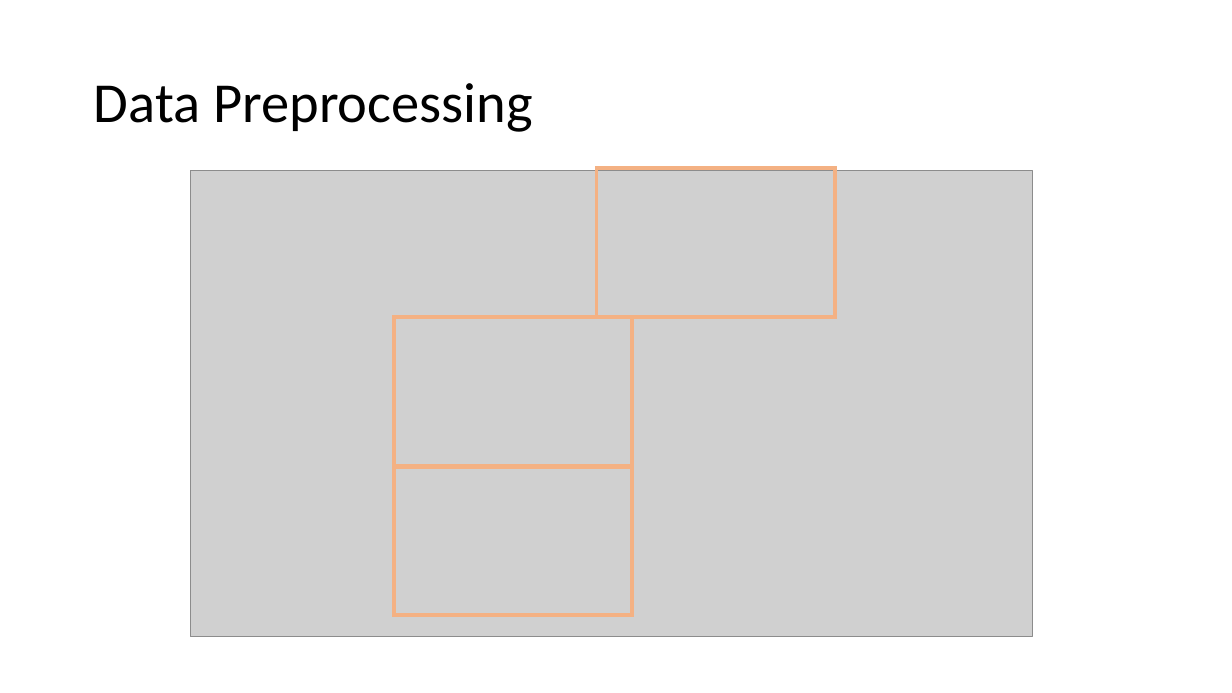
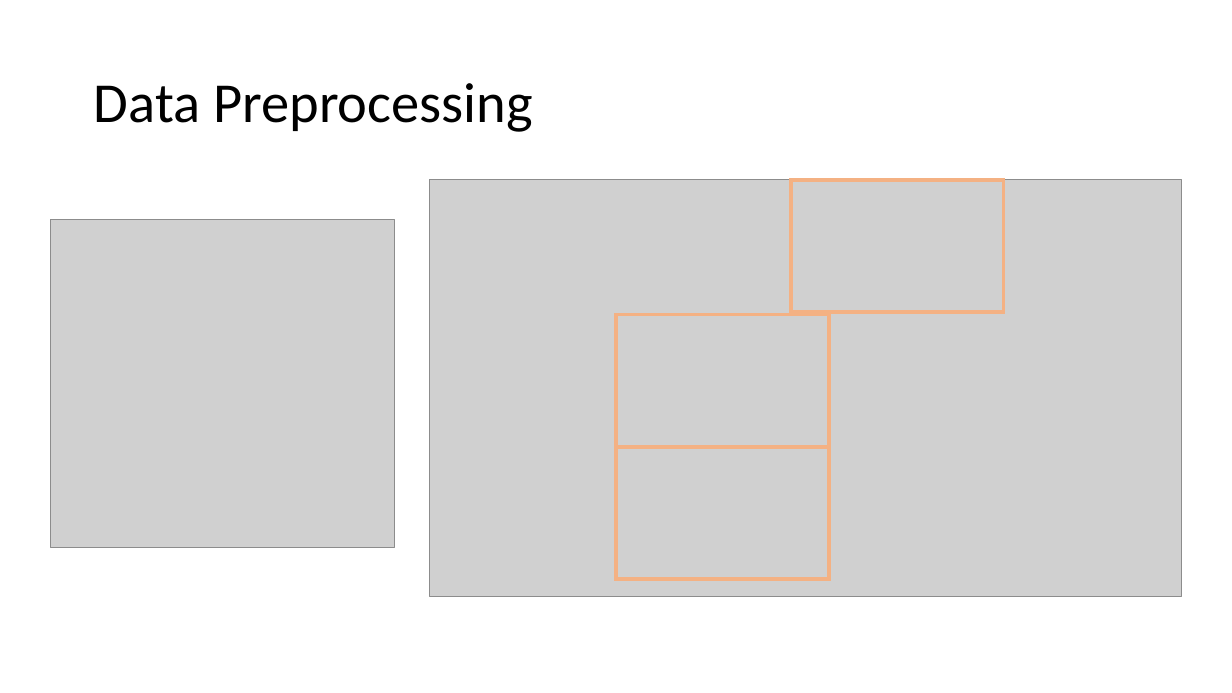
Before and after one commit to doyouwantsometea/IDAML_final, a slide deck: slide 2 of presentation.pptx. Drawn at 1232x693 pixels with LibreOffice and Linux fonts; fonts in the diff are those of the drawing; grey boxes stand for pictures. Boxes give left, top, right and bottom in pixels: in the first picture for what was removed or moved away, otherwise in the second. Text is boxed around its words. In the diff, an @@ line names an element or a change of style, - is before the commit and + after.

Commit message:
add correlation map to slides

```diff
--- a/presentation.pptx
+++ b/presentation.pptx
@@ picture: place and size @@
-picture at box(190, 171, 1032, 638)
+picture at box(430, 180, 1181, 596)
@@ rectangle: place and size @@
-rectangle at box(597, 168, 836, 317)
+rectangle at box(791, 180, 1004, 312)
@@ picture added at box(51, 220, 395, 547) @@
@@ rectangle: place and size @@
-rectangle at box(394, 317, 632, 466)
+rectangle at box(616, 314, 829, 446)
@@ rectangle: place and size @@
-rectangle at box(394, 467, 632, 616)
+rectangle at box(616, 446, 829, 579)
```
